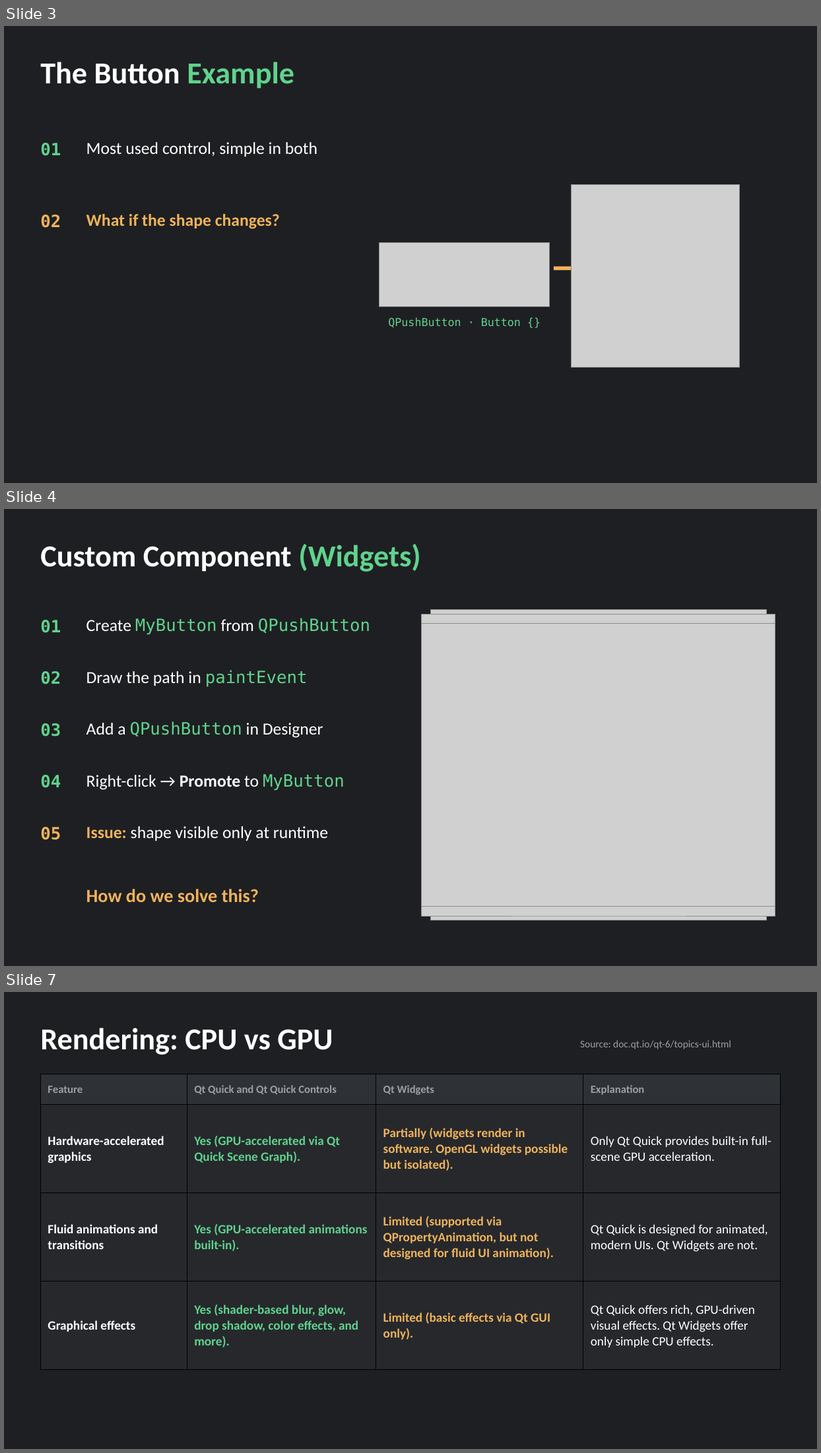
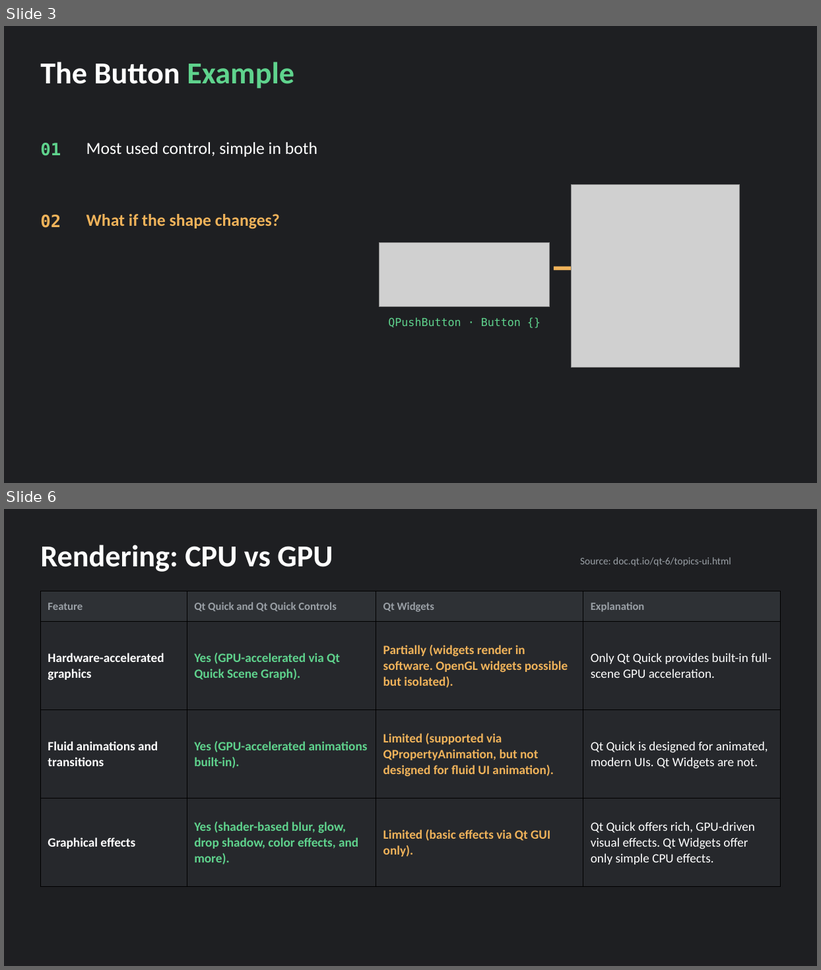
Before and after one commit to canacar7/qt-widgets-vs-qml, a slide deck: presentation/qt-widgets-vs-quick.pptx. Shown one above the other, each under a label of ours: slides 3, 4 and 7 before the commit, slides 3 and 6 after it; the slides between them are not shown. The pictures are 821x1453 and 821x970 pixels, drawn with LibreOffice and Linux fonts; fonts in the diff are those of the drawing; grey boxes stand for pictures. Boxes give left, top, right and bottom in pixels: in the first picture for what was removed or moved away, otherwise in the second. Text is boxed around its words. In the diff, an @@ line names an element or a change of style, - is before the commit and + after.

```diff
--- a/presentation/qt-widgets-vs-quick.pptx
+++ b/presentation/qt-widgets-vs-quick.pptx
@@ slide 4 removed at (4,509,817,966), background #1E1F22 @@
@@ text removed at (40,544,420,572) @@
-Custom Component (Widgets)
@@ text removed at (40,620,61,633) @@
-01
@@ text removed at (86,618,370,635) @@
-Create MyButton from QPushButton
@@ picture removed at (422,614,776,916) @@
@@ picture removed at (422,624,776,907) @@
@@ picture removed at (430,609,766,921) @@
@@ text removed at (40,671,61,685) @@
-02
@@ text removed at (86,670,308,687) @@
-Draw the path in paintEvent
@@ text removed at (40,723,61,737) @@
-03
@@ text removed at (86,722,323,738) @@
-Add a QPushButton in Designer
@@ text removed at (40,775,61,788) @@
-04
@@ text removed at (86,774,345,790) @@
-Right-click → Promote to MyButton
@@ text removed at (40,827,61,840) @@
-05
@@ text removed at (86,826,328,841) @@
-Issue: shape visible only at runtime
@@ text removed at (86,889,259,902) @@
-How do we solve this?
@@ what was slide 7 is now slide 6 @@
```
Also in this commit, not shown: 5 slides changed, 3 slides added, 2 other slides removed, 4 other files.
